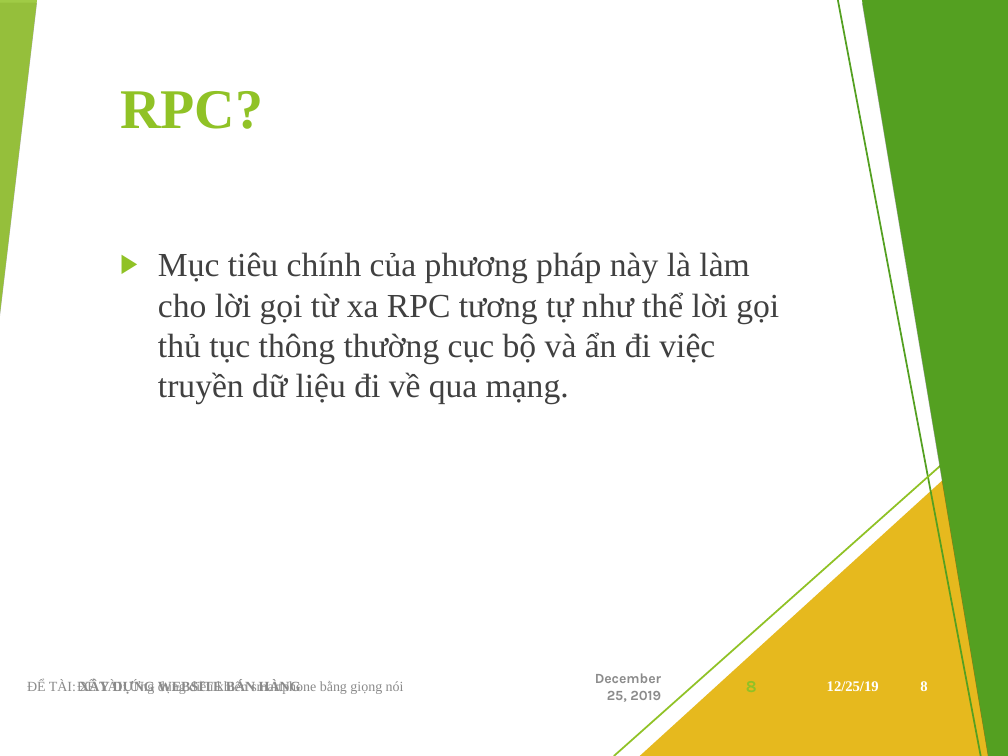
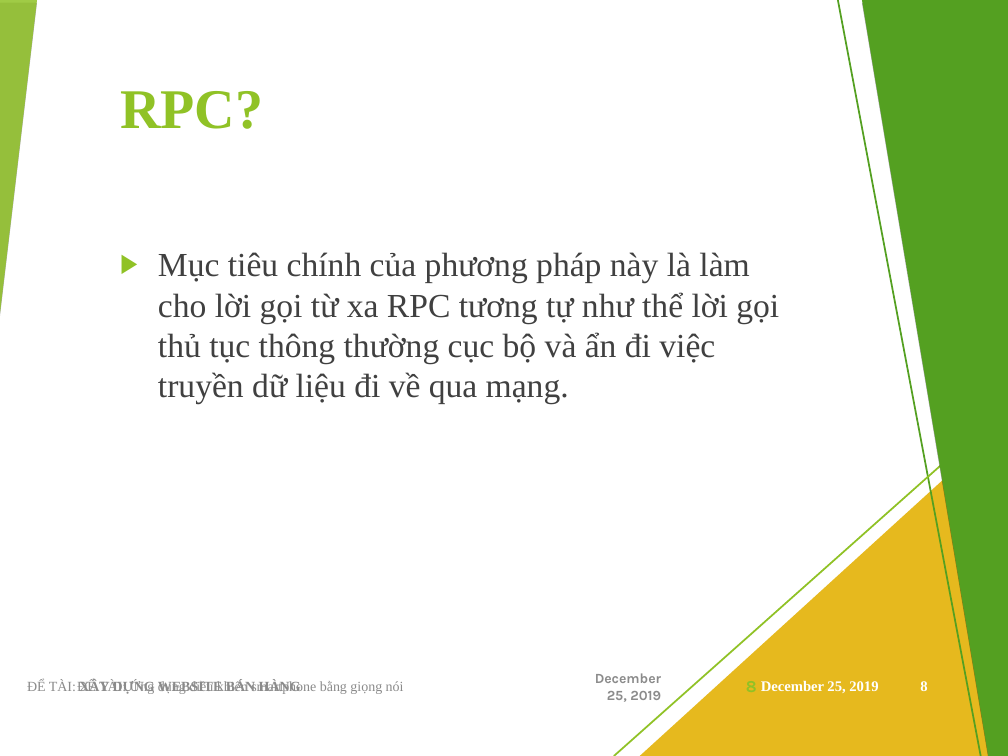
Before and after one commit to viet97/doandocs, a slide deck: slide 8 of DATN_Presentation.pptx. Drawn at 1008x756 pixels with LibreOffice and Linux fonts; fonts in the diff are those of the drawing. Boxes give left, top, right and bottom in pixels: in the first picture for what was removed or moved away, otherwise in the second. Text is boxed around its words. In the diff, an @@ line names an element or a change of style, - is before the commit and + after.

```diff
--- a/DATN_Presentation.pptx
+++ b/DATN_Presentation.pptx
@@ text at bbox=[761, 680, 878, 693]: text changed @@
-12/25/19
+December 25, 2019
```
Also in this commit, not shown: 11 other slides changed, 1 slide added, 1 other file.
